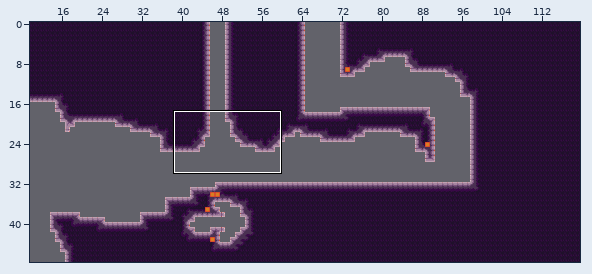
Tiled map (JSON) -- assets/world/room/intro3.json. The picture above shows the old version from afar; the outline marks the close-up.
Close-up. Old version:
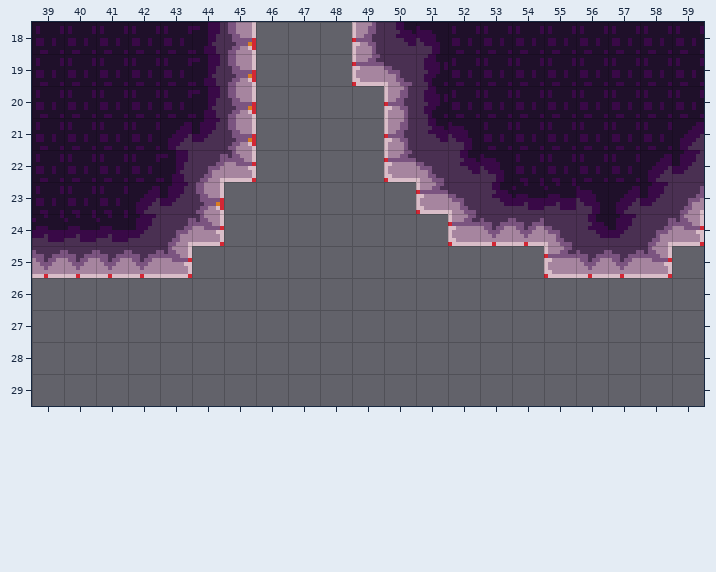
Cells are 8x8 px. Shown: x 39..59, y 18..29. The commit also changed other parts of the map, which this record leaves out.
And afterwards:
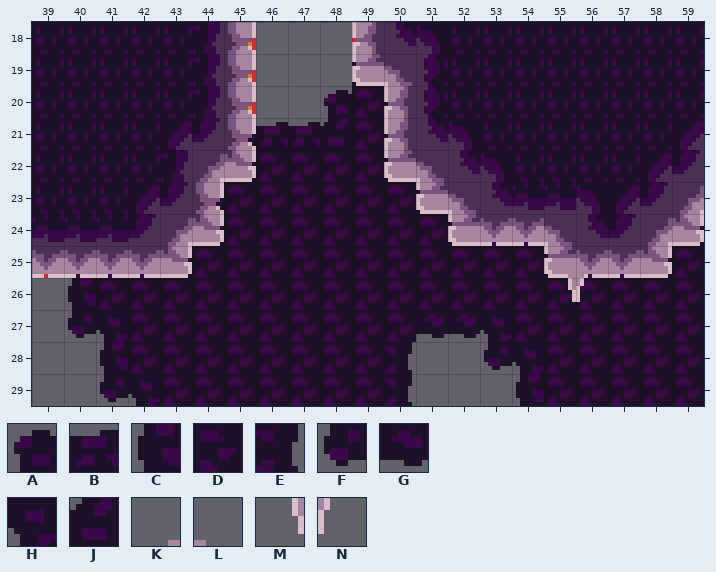
Key: from "stone_bg_decal": A 4, B 5, C 17, D 18, E 19, F 30, G 31, H 44, J 57; from "stone_fg_decal": K 4, L 5, M 17, N 18.
_ is an empty cell.
The exact change:
{"where": "layer \"bg\""}
{"y":19,"x":49,"old":"_","new":"D"}
{"y":20,"x":48,"old":"___","new":"ADD"}
{"y":21,"x":45,"old":"______","new":"DBBJDD"}
{"y":22,"x":45,"old":"______","new":"DDDDDD"}
{"y":23,"x":44,"old":"________","new":"DDDDDDDD"}
{"y":24,"x":44,"old":"___________","new":"DDDDDDDDDDD"}
{"y":24,"x":59,"old":"_","new":"D"}
{"y":25,"x":40,"old":"____________________","new":"DDDDDDDDDDDDDDDDDDDD"}
{"y":26,"x":40,"old":"____________________","new":"CDDDDDDDDDDDDDDDDDDD"}
{"y":27,"x":40,"old":"____________________","new":"FHDDDDDDDDDGGHDDDDDD"}
{"y":28,"x":41,"old":"__________","new":"CDDDDDDDDE"}
{"y":28,"x":53,"old":"_______","new":"FHDDDDD"}
{"y":29,"x":41,"old":"__________","new":"FHDDDDDDDE"}
{"y":29,"x":54,"old":"______","new":"CDDDDD"}
{"where": "layer \"fg\""}
{"y":25,"x":55,"old":"__","new":"KL"}
{"y":26,"x":55,"old":"__","new":"MN"}
{"label":"added","picture_box":[68,62,704,406]}
